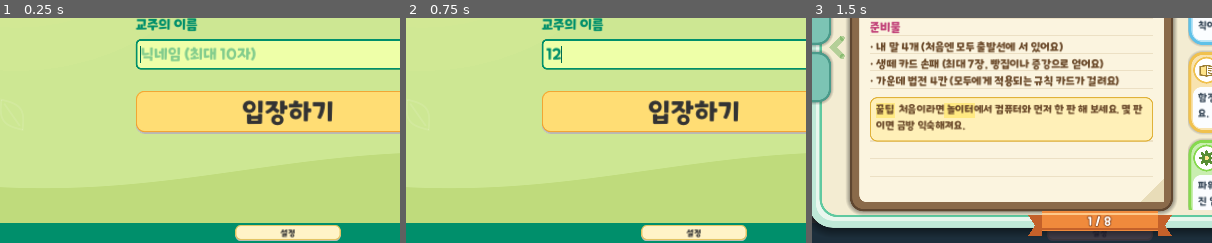
Above: before the commit, frames 1-3 (left to right).
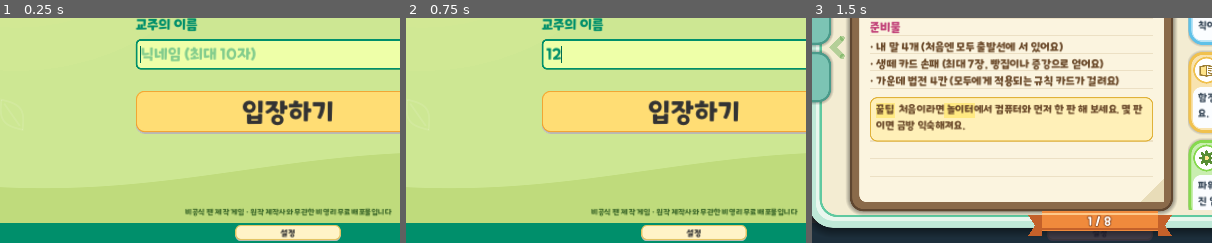
Above: after the commit, the same moments.

Repository: mayjohn66-cmd/TRG
Game: Godot game, scene res://scenes/start_menu.tscn
Two runs of this game, one before a commit and one after it. Both use one fixed random seed, a clock stepped at 60 frames per second and the inputs below.
Inputs (mouse positions are % of the whole screen's width and height, from its top left):
- Up to frame 1 (0.25 s): no input
- Up to frame 2 (0.75 s): click (50, 58) at 0.52 s; type "12" at 0.6 s
- Up to frame 3 (1.5 s): click "규칙" at 1.25 s
The pictures show only the part of the screen within x 14-64%, y 50-100%; the shares and areas given below are measured in that part.

The runs differ from the first frame. In frame 1, 1.1% of the frame differs, in the area x 46-98%, y 84-89%; in frame 2, 1.1%; in frame 3, nothing differs.

Commit message:
비공식 팬 제작·비영리 무료 배포 표기 추가 (시작 화면, 웹 부팅 화면, README, CREDITS)
Co-Authored-By: Claude Sonnet 5.5 <noreply@anthropic.com>
Claude-Session: https://claude.ai/code/session_01HvvTBBGdmqrXHkL2GAw3GJ

Diff:
--- a/scenes/start_menu.gd
+++ b/scenes/start_menu.gd
@@ -51,6 +51,17 @@
 	_back_button = _top["back"]
 	_bottom = LobbyTheme.add_bottom_bar(self, "", "설정", _show_settings)
 	_hello_label = _bottom["name"]
+	var fan_notice := Label.new()
+	fan_notice.name = "FanNotice"
+	fan_notice.text = "비공식 팬 제작 게임 · 원작 제작사와 무관한 비영리 무료 배포물입니다"
+	fan_notice.add_theme_font_size_override("font_size", 13)
+	fan_notice.add_theme_color_override("font_color", Color(0.17, 0.35, 0.12, 0.85))
+	fan_notice.horizontal_alignment = HORIZONTAL_ALIGNMENT_CENTER
+	fan_notice.mouse_filter = Control.MOUSE_FILTER_IGNORE
+	fan_notice.set_anchors_preset(Control.PRESET_BOTTOM_WIDE)
+	fan_notice.offset_top = -LobbyTheme.BAR_HEIGHT - 26.0
+	fan_notice.offset_bottom = -LobbyTheme.BAR_HEIGHT - 4.0
+	add_child(fan_notice)
 	var area := CenterContainer.new()
 	area.set_anchors_preset(Control.PRESET_FULL_RECT)
 	area.offset_top = LobbyTheme.BAR_HEIGHT
Not shown, changed: CREDITS.md
Not shown, changed: README.md
Not shown, changed: web/shell.html
